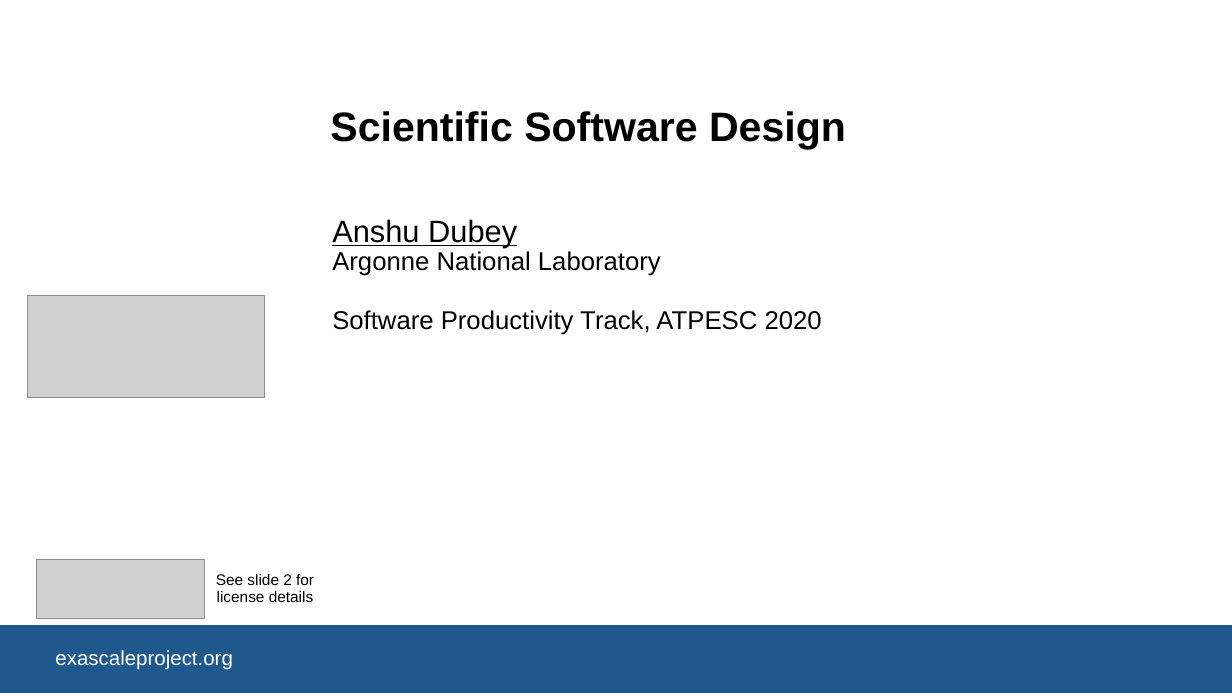
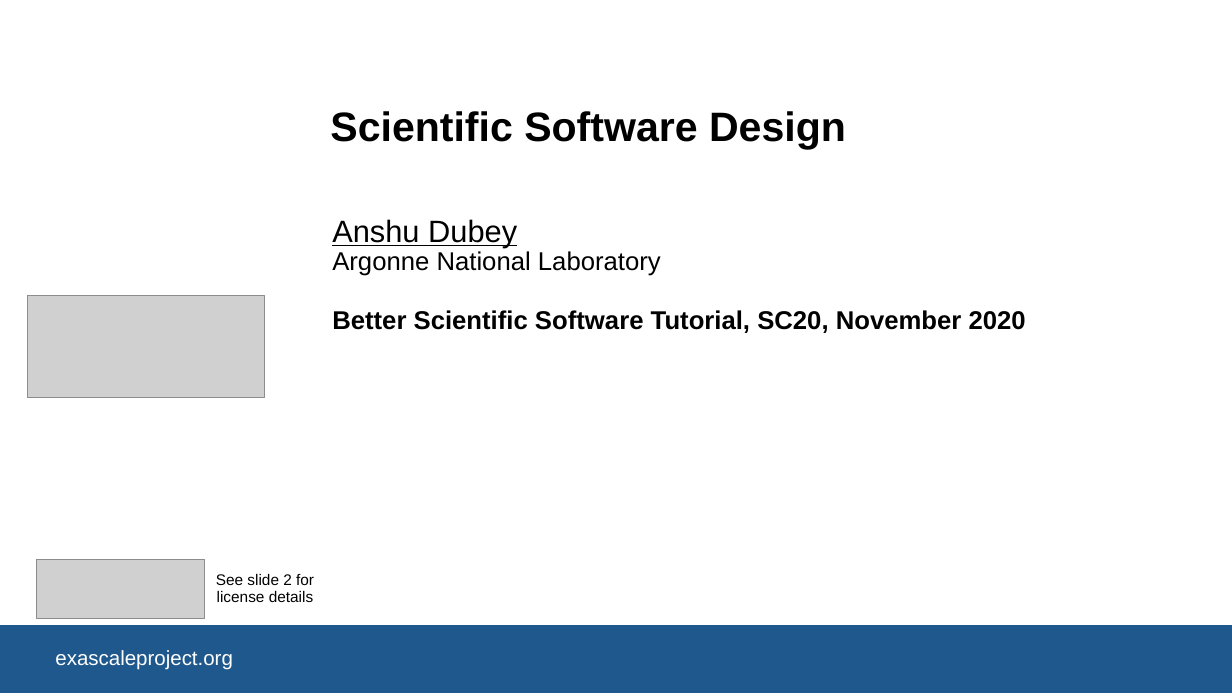
Before and after one commit to bssw-tutorial/presentations, a slide deck: slide 1 of 04-design.pptx. Drawn at 1232x693 pixels with LibreOffice and Linux fonts; fonts in the diff are those of the drawing; grey boxes stand for pictures; background and template pictures are left out. Boxes give left, top, right and bottom in pixels: in the first picture for what was removed or moved away, otherwise in the second. Text is boxed around its words. In the diff, an @@ line names an element or a change of style, - is before the commit and + after.

```diff
--- a/04-design.pptx
+++ b/04-design.pptx
@@ subtitle at (x1=332, y1=310, x2=1026, y2=333): text changed; bold on @@
-Software Productivity Track, ATPESC 2020
+Better Scientific Software Tutorial, SC20, November 2020
```
Also in this commit, not shown: 4 other slides changed, 4 slides removed.
